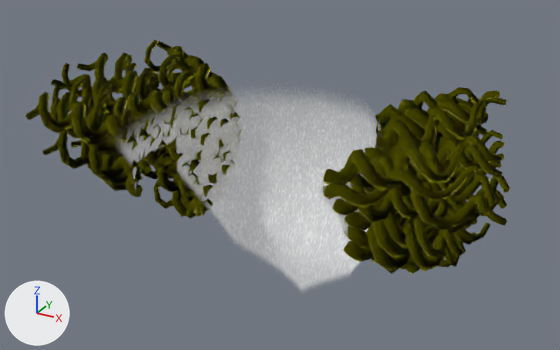
The glTF model public/avatar/items/hair_clown.glb as it was, and as the next commit left it.
Rendered twice from a 50 mm lens placed at (0.262, -0.373, 1.226), pointed at (0.053, 0.007, 1.035). Lighting does not change. The marker at lower left points along +X, +Y and +Z. The older version comes first. Vertices at exactly the same position are counted once.

Names of what the first picture shows: 'hair_clown_coils', 'hair_clown_coils.001', 'hair_clown_scalp'.
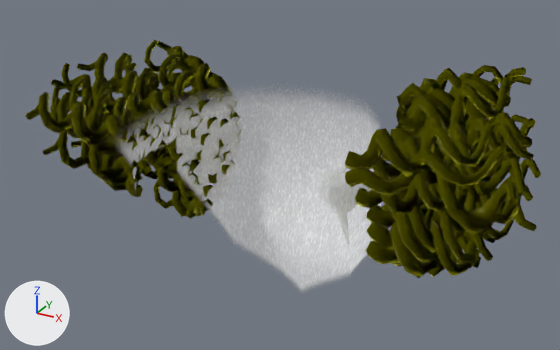
The newer file adds a shape key; the second version is drawn at full value of the shape key 'style_toon' of 'hair_clown_coils', and the change is written as the vertex moves it makes.

Where the change shows, as pixel boxes (x1, y1, x2, y2) in the pictures (560 x 350 px):
'hair_clown_coils', reshaped (14% taller)
    before: (323, 87, 510, 274)
    after: (345, 65, 541, 278)

Patch to the scene script:
```diff
--- a/public/avatar/items/hair_clown.glb.py
+++ b/public/avatar/items/hair_clown.glb.py
@@ me_hair_clown_coils @@
 # used by ob_hair_clown_coils; location = (0.0, 0.0, 0.0)
-me_hair_clown_coils.from_pydata(...)  # 6130 vertices, 11620 faces; spans x 0.1001..0.1934, y -0.0633..0.071, z 0.9826..1.0999
+me_hair_clown_coils.from_pydata(...)  # 6130 vertices, 11620 faces; spans x 0.1091..0.206, y -0.0633..0.0794, z 0.9794..1.1128
+# me_hair_clown_coils part 1: 6130 of 6130 vertices moved; they spanned x 0.1001..0.1934, y -0.0633..0.071, z 0.9826..1.0999 and now span x 0.1091..0.206, y -0.0633..0.0794, z 0.9794..1.1128; mean shift (0.0113, 0.0068, 0.0055)
 me_hair_clown_coils.materials.append(mat_tuft_1)
```
